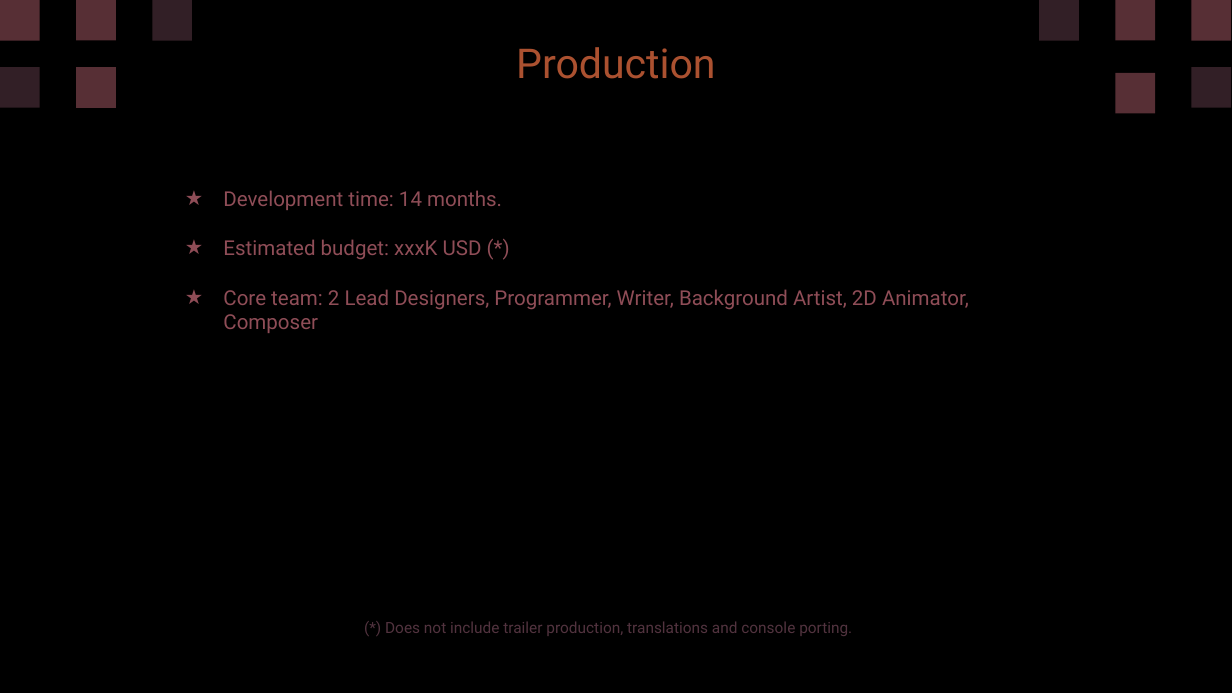
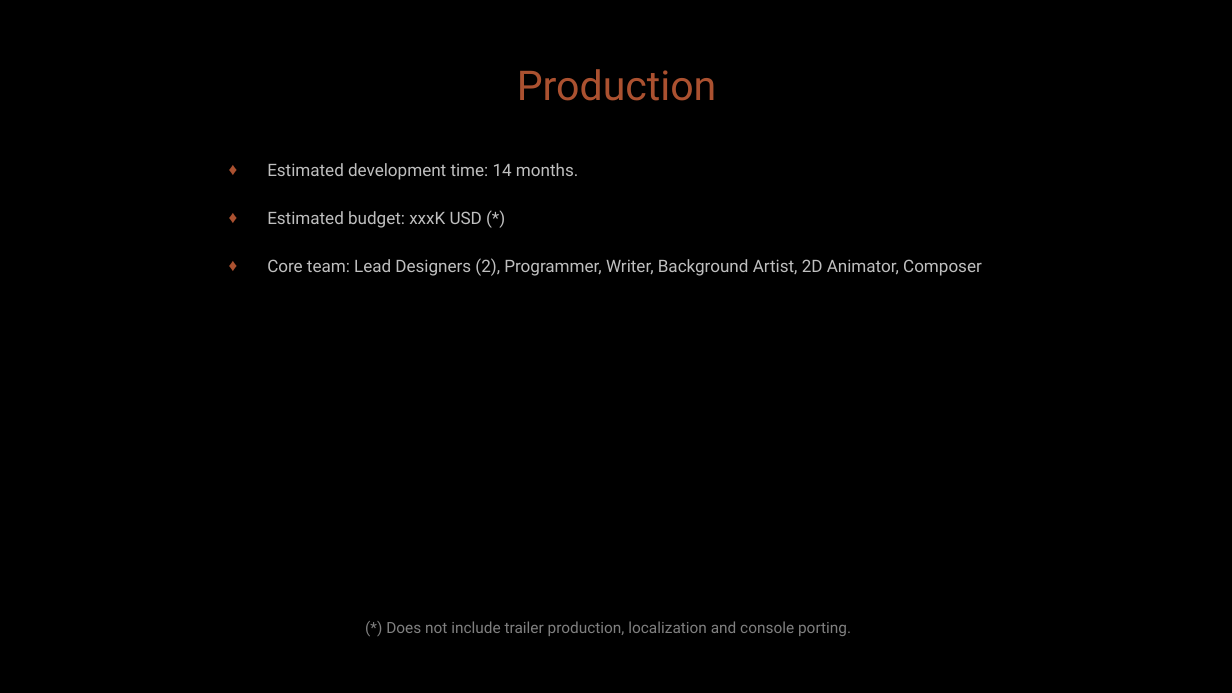
Before and after one commit to diegohcanepa/Remizione, a slide deck: slide 16 of Pitch Deck.pptx (slide 17 before the commit). Drawn at 1232x693 pixels with LibreOffice and Linux fonts; fonts in the diff are those of the drawing; background and template pictures are left out. Boxes give left, top, right and bottom in pixels: in the first picture for what was removed or moved away, otherwise in the second. Text is boxed around its words. In the diff, an @@ line names an element or a change of style, - is before the commit and + after.

```diff
--- a/Pitch Deck.pptx
+++ b/Pitch Deck.pptx
@@ freeform shape removed at (x1=0, y1=0, x2=39, y2=41) @@
@@ freeform shape removed at (x1=76, y1=0, x2=116, y2=41) @@
@@ freeform shape removed at (x1=153, y1=0, x2=192, y2=41) @@
@@ freeform shape removed at (x1=1040, y1=0, x2=1079, y2=41) @@
@@ freeform shape removed at (x1=1115, y1=0, x2=1154, y2=41) @@
@@ freeform shape removed at (x1=1191, y1=0, x2=1231, y2=41) @@
@@ text "Production" moved from (x1=516, y1=47, x2=715, y2=79) to (x1=517, y1=69, x2=716, y2=101) @@
@@ freeform shape removed at (x1=0, y1=68, x2=39, y2=108) @@
@@ freeform shape removed at (x1=76, y1=67, x2=116, y2=107) @@
@@ freeform shape removed at (x1=1115, y1=73, x2=1154, y2=113) @@
@@ freeform shape removed at (x1=1191, y1=68, x2=1231, y2=108) @@
@@ subtitle "Estimated development time: 14 months." moved from (x1=223, y1=190, x2=969, y2=333) to (x1=267, y1=163, x2=982, y2=276) @@
@@ subtitle at (x1=267, y1=163, x2=578, y2=180): text changed; size 12 to 10 pt; text colour #8F4D57 to #BFBFBF @@
-★ Development time: 14 months.
+♦ Estimated development time: 14 months.
@@ subtitle at (x1=267, y1=211, x2=482, y2=228): size 12 to 10 pt, text colour #8F4D57 to #BFBFBF in "Estimated budget: xxxK USD (*)"; bullet ★ to ♦; line spacing 1 to 14pt; bullet colour #8F4D57 to #AB5130 @@
@@ subtitle at (x1=267, y1=258, x2=982, y2=276): text changed; size 12 to 10 pt; text colour #8F4D57 to #BFBFBF @@
-★ Core team: 2 Lead Designers, Programmer, Writer, Background Artist, 2D Animator, Composer
+♦ Core team: Lead Designers (2), Programmer, Writer, Background Artist, 2D Animator, Composer
@@ text at (x1=386, y1=621, x2=851, y2=636): text changed; text colour #52333F to #808080 @@
-(*) Does not include trailer production, translations and console porting.
+(*) Does not include trailer production, localization and console porting.
```
Also in this commit, not shown: 12 other slides changed, 1 slide added, 2 slides removed, 2 other files.
